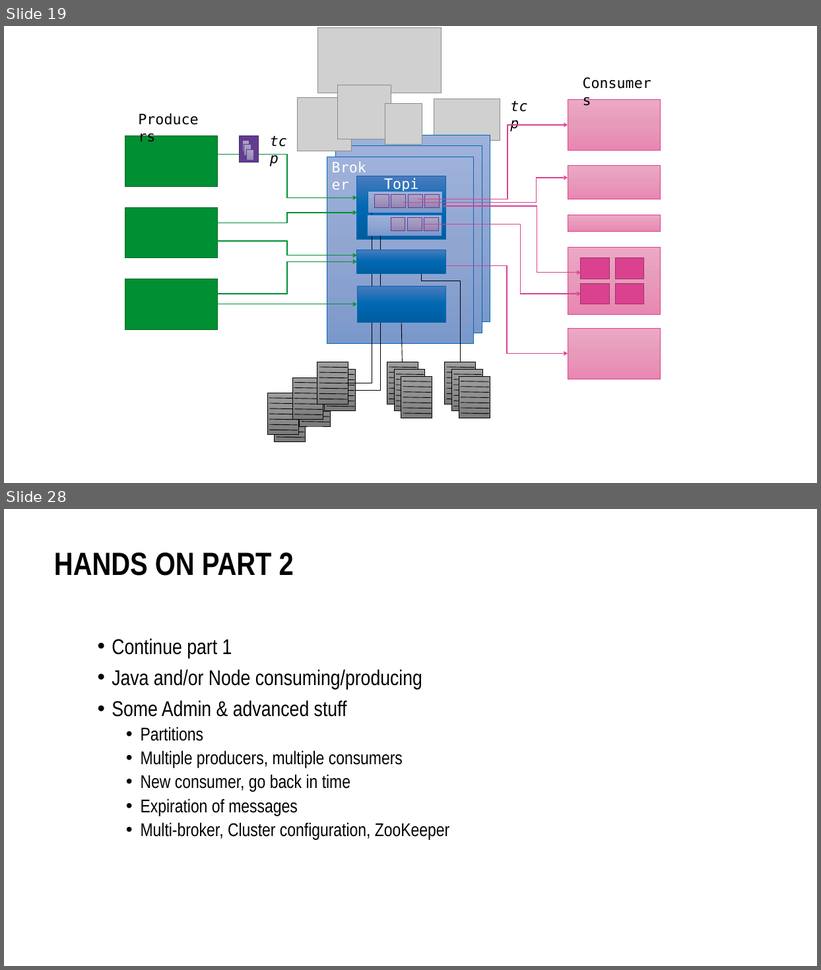
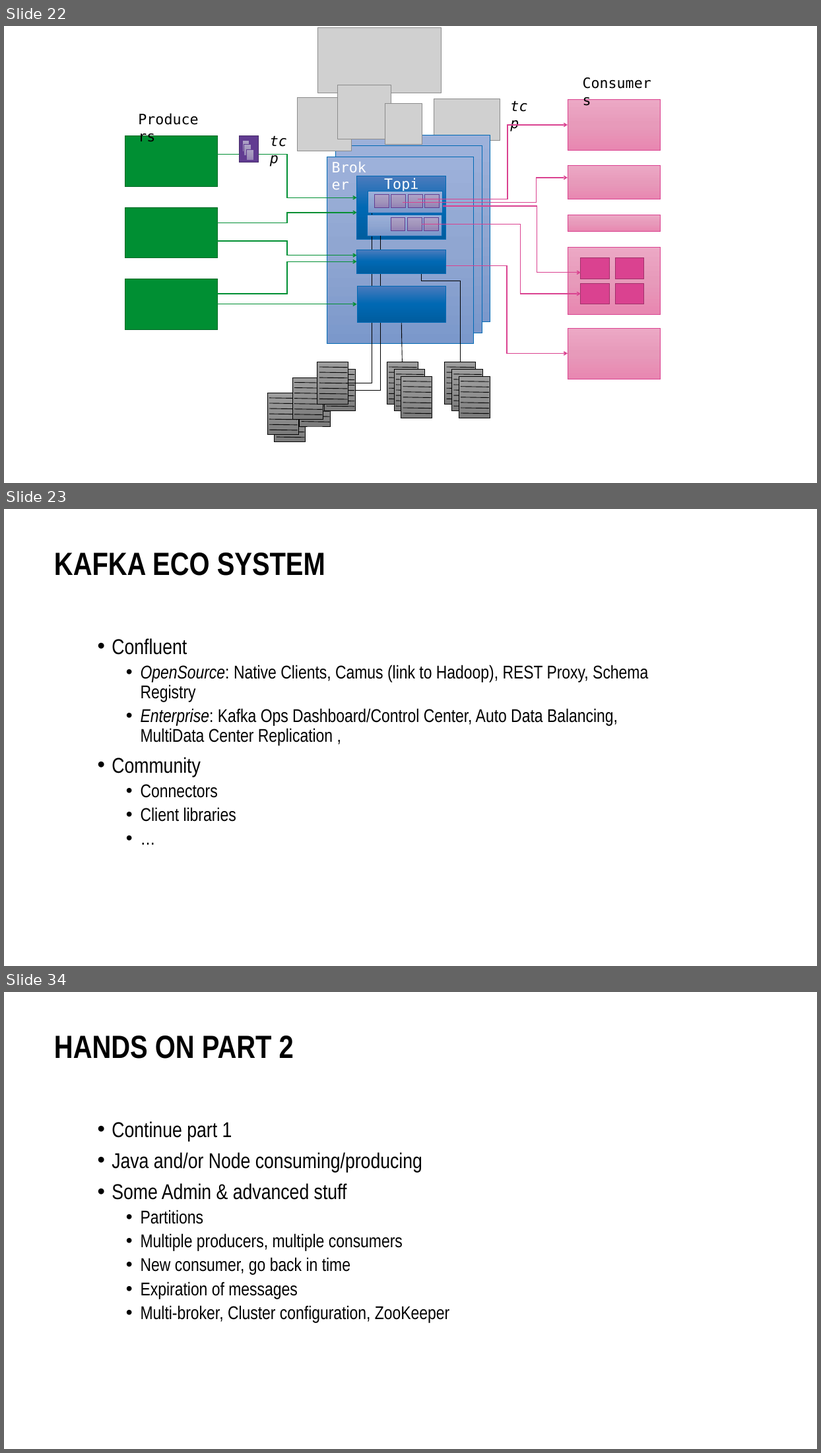
Before and after one commit to MaartenSmeets/kafka-workshop, a slide deck: Kafka_SIG_09feb2017.pptx. Shown one above the other, each under a label of ours: slides 19 and 28 before the commit, slides 22, 23 and 34 after it; the slides between them are not shown. The pictures are 821x970 and 821x1453 pixels, drawn with LibreOffice and Linux fonts; fonts in the diff are those of the drawing; grey boxes stand for pictures; background and template pictures are left out. Boxes give left, top, right and bottom in pixels: in the first picture for what was removed or moved away, otherwise in the second. Text is boxed around its words. In the diff, an @@ line names an element or a change of style, - is before the commit and + after.

Commit message:
Adding slides on under the hood details (consuming, producing, partitioning, cluster). ecosystem - connect, streams, confluent
Still TODO:
some architecture

```diff
--- a/Kafka_SIG_09feb2017.pptx
+++ b/Kafka_SIG_09feb2017.pptx
@@ slide 23 added at <box>4,509,817,966</box>, background #FFFFFF @@
@@ title added at <box>54,553,325,576</box>, 54 pt, text #000000, bold @@
+KAFKA ECO SYSTEM
@@ text added at <box>112,638,648,822</box>, 31 pt, text #000000 @@
+• Confluent
+  • OpenSource: Native Clients, Camus (link to Hadoop), REST Proxy, Schema Registry
+  • Enterprise: Kafka Ops Dashboard/Control Center, Auto Data Balancing, MultiData Center Replication ,
+• Community
+  • Connectors
+  • Client libraries
+  • …
@@ what was slide 19 is now slide 22 @@
@@ what was slide 28 is now slide 34 @@
```
Also in this commit, not shown: 7 slides changed, 8 other slides added, 3 slides removed.
